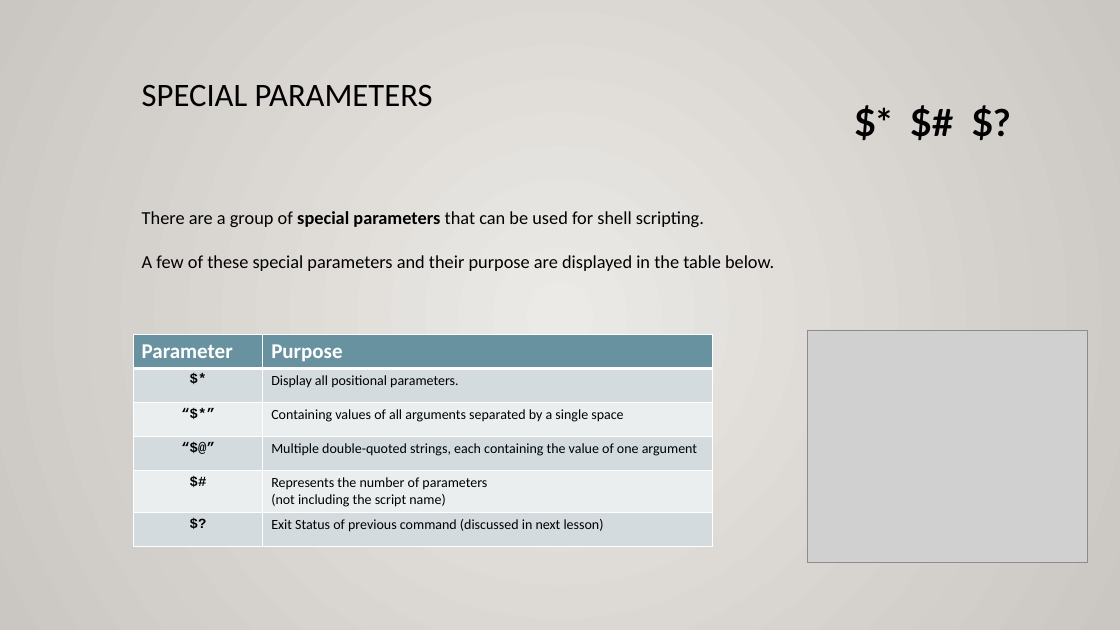
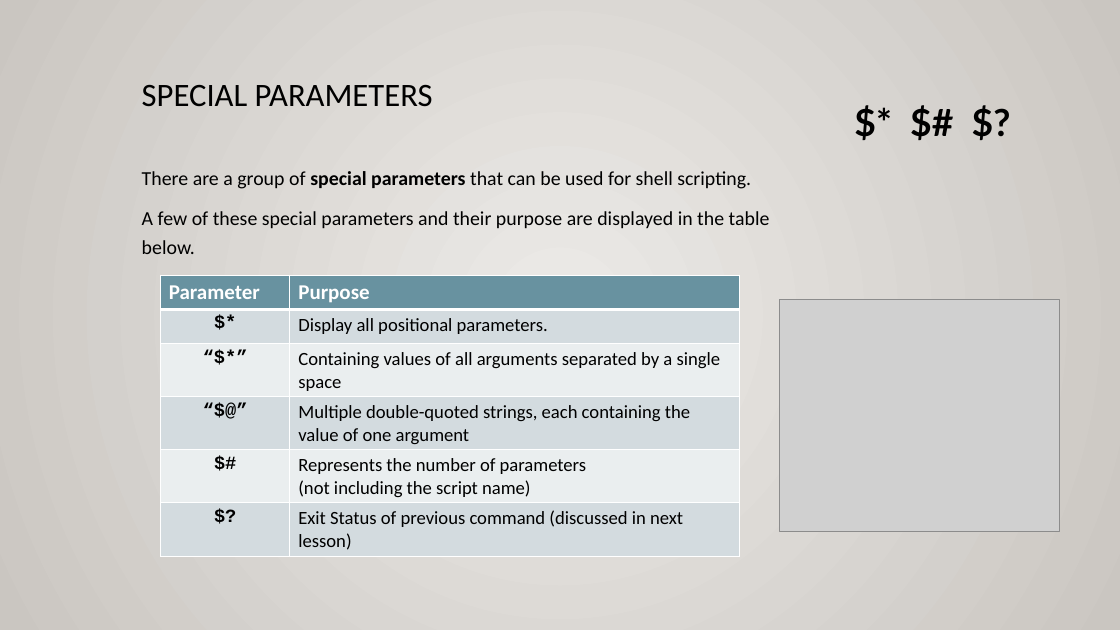
Before and after one commit to ULI101/slides, a slide deck: slide 9 of ULI101-11.2.pptx. Drawn at 1120x630 pixels with LibreOffice and Linux fonts; fonts in the diff are those of the drawing; grey boxes stand for pictures. Boxes give left, top, right and bottom in pixels: in the first picture for what was removed or moved away, otherwise in the second. Text is boxed around its words. In the diff, an @@ line names an element or a change of style, - is before the commit and + after.

```diff
--- a/ULI101-11.2.pptx
+++ b/ULI101-11.2.pptx
@@ text at <box>142,171,770,254</box>: text changed; size 15.7 to 17 pt @@
-There are a group of special parameters that can be used for shell scripting.
-A few of these special parameters and their purpose are displayed in the table below.
+There are a group of special parameters that can be used for shell scripting.
+A few of these special parameters and their purpose are displayed in the table below.
@@ table at <box>160,276,739,556</box> @@
@@ size 12 to 16 pt @@
@@ table: place and size @@
-table at <box>134,334,712,547</box>
+table at <box>160,276,739,556</box>
@@ picture: place and size @@
-picture at <box>807,331,1087,563</box>
+picture at <box>780,300,1060,532</box>
```
Also in this commit, not shown: 29 other slides changed, 3 other files.
